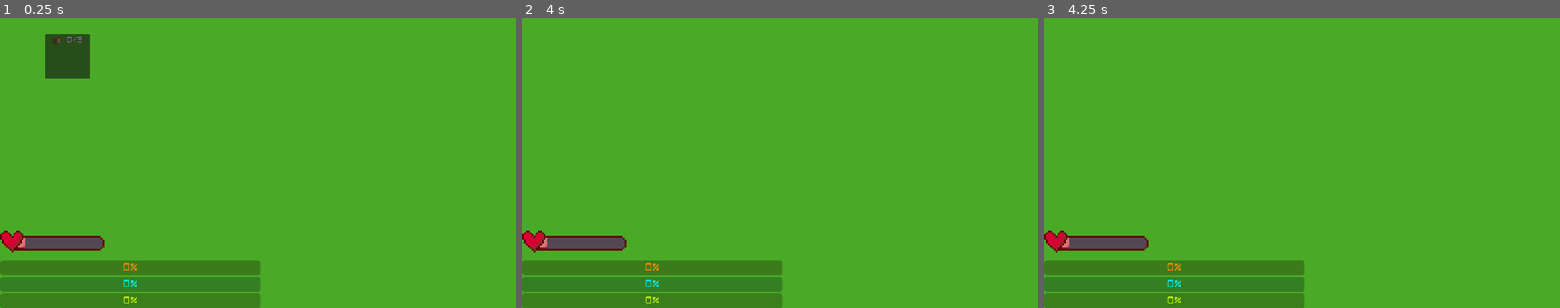
Above: before the commit, frames 1-3 (left to right).
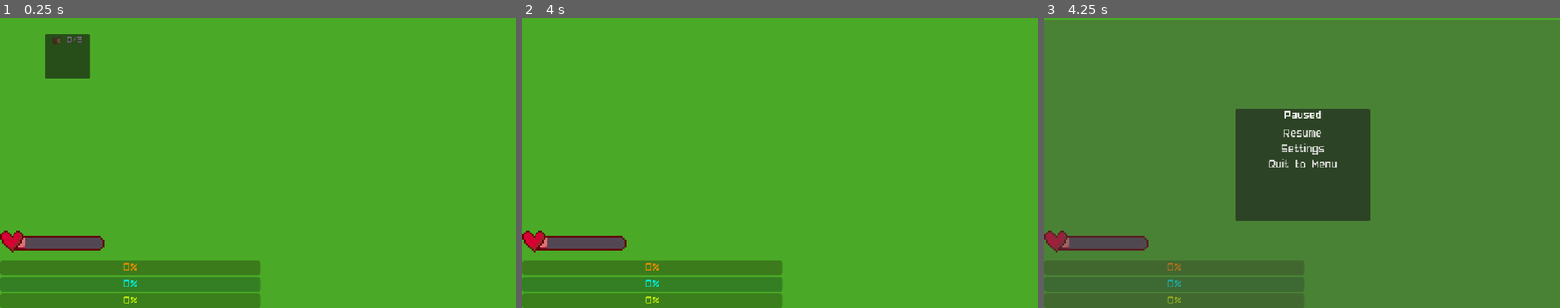
Above: after the commit, the same moments.

Repository: T3rryTim3/mhs-gamedev-02
Game: Godot game, scene res://scenes/UI/game_ui.tscn
Two runs of this game, one before a commit and one after it. Both use one fixed random seed, a clock stepped at 60 frames per second and the inputs below. This scene is started directly instead of the project's main scene.
Inputs (mouse positions are in pixels of both pictures, inside the frame that each line leads up to):
- Up to frame 1 (0.25 s): no input
- Up to frame 2 (4 s): tap Enter (ui_accept) at 0.5, 0.77, 1.25, 2, 2.75, 3.5, 3.77 s; move the mouse to (893, 148) at 0.52 s; hold D (move_right) 0.53-1.25 s; tap Mouse wheel down (cycle_blueprint_down) at 0.6 s; click (893, 148) at 0.67 s; drag from (676, 177) to (754, 221) at 1.27 s; move the mouse to (831, 99) at 2.02 s; hold D (move_right) 2.03-2.75 s; tap Q (drop) at 2.1 s; drag from (754, 221) to (625, 119) at 2.77 s; move the mouse to (934, 206) at 3.52 s; hold A (move_left) from 3.53 s (still down); click (934, 206) at 3.6 s
- Up to frame 3 (4.25 s): keep holding A (move_left); tap Escape (pause) at 4.15 s

Frames 1-2 are identical in both runs. In frame 3, 91% of the frame differs, in the area x 0-100%, y 0-100%.
Error in both runs: Invalid access to property or key 'ready' on a base object of type 'Nil'. (res://scripts/hud.gd:28)

Commit message:
fixing of pause menu after breaking it

Diff:
--- a/projects/mhsdev-02/scenes/UI/pause_menu.gd
+++ b/projects/mhsdev-02/scenes/UI/pause_menu.gd
@@ -9,7 +9,14 @@
 	return get_tree().current_scene
 
 func _unpause():
-	_get_main()._load_scene(Globals.current_level)
+	visible = false
+
+func _pause():
+	visible = true
+
+func _input(event: InputEvent) -> void:
+	if event.is_action("pause"):
+		_pause()
 
 func _ready() -> void:
 	visible = false
